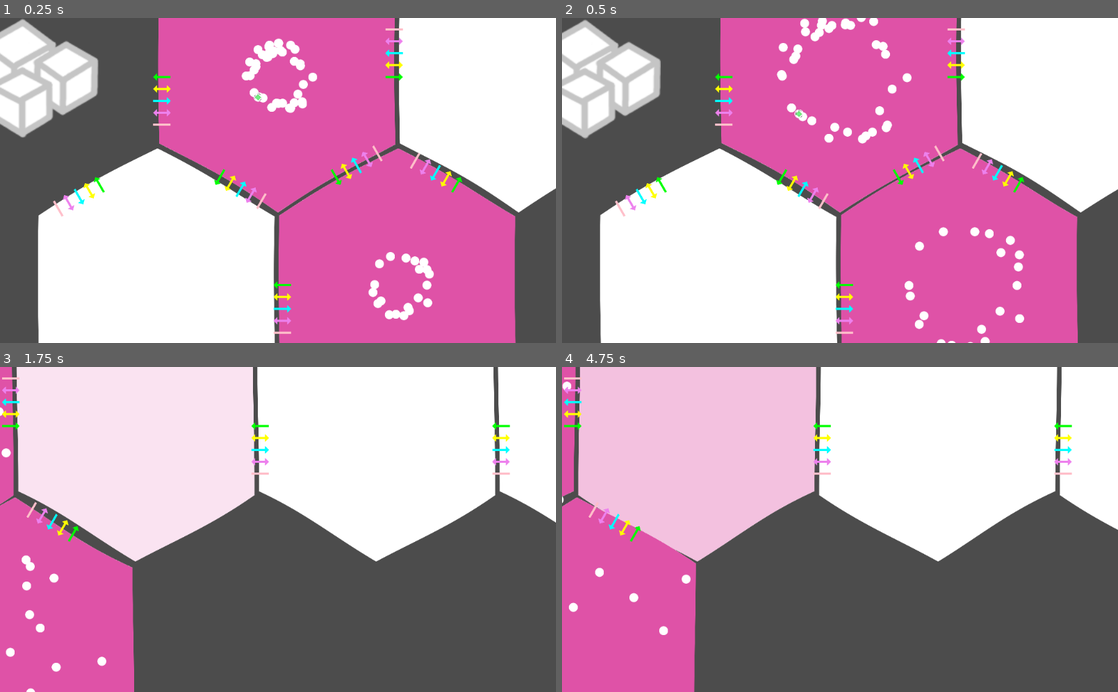
Above: before the commit, frames 1-4 (two rows, left to right).
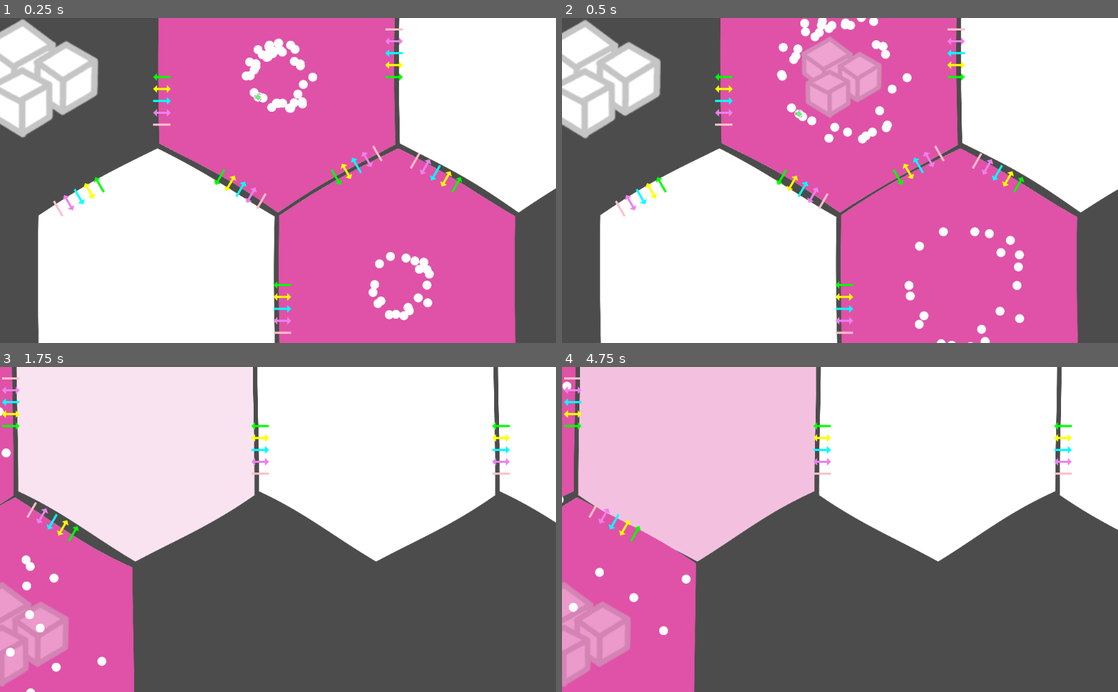
Above: after the commit, the same moments.

Repository: tobyp/hackathon2020
Game: Godot game, scene res://main.tscn
Two runs of this game, one before a commit and one after it. Both use one fixed random seed, a clock stepped at 60 frames per second and the inputs below.
Inputs (mouse positions are in pixels of both pictures, inside the frame that each line leads up to):
- Up to frame 1 (0.25 s): no input
- Up to frame 2 (0.5 s): no input
- Up to frame 3 (1.75 s): tap Enter at 0.5 s; move the mouse to (400, 513) at 0.52 s; hold D 0.53-1.25 s; click (400, 513) at 0.67 s; drag from (166, 545) to (250, 594) at 1.27 s
- Up to frame 4 (4.75 s): move the mouse to (895, 458) at 2.02 s; hold D 2.03-2.75 s; drag from (812, 594) to (673, 480) at 2.77 s; move the mouse to (1006, 578) at 3.52 s; hold A 3.53-4.25 s; drag from (673, 480) to (756, 448) at 4.27 s

Frame 1 is identical in both runs. In frame 2, 2.4% of the frame differs, in the area x 43-58%, y 5-31%; in frame 3, 2.4%; in frame 4, 2.5%, in the area x 0-13%, y 66-99%.

Commit message:
Add warning for not enough sugar

Diff:
--- a/cells/cell.gd
+++ b/cells/cell.gd
@@ -252,6 +252,8 @@
 	# For non-whole sugars, use probability
 	if thisTick - float(sugarUsage) > Rules.rng.randf():
 		sugarUsage += 1
+	if sugarUsage == 0:
+		return
 
 	var ORDER = [
 		Globals.ParticleType.SUGAR,
@@ -269,10 +271,13 @@
 		Globals.ParticleType.RIBOSOME_LYE,
 		Globals.ParticleType.PRO_QUEEN,
 	];
+
 	# Kill things according to order
+	var notEnoughSugar = false
 	for t in ORDER:
 		if sugarUsage == 0:
 			break
+		notEnoughSugar = t != Globals.ParticleType.SUGAR
 		var elemCount = particle_counts[t]
 		if elemCount == 0:
 			continue
@@ -291,6 +296,14 @@
 			assert(removing == 0, "Did not find particles to change")
 		else:
 			remove_particles(t, removing)
+
+	if $WarningAnimationSprite.visible != notEnoughSugar:
+		print("Change ", $WarningAnimationSprite, " Current cell ", self, " ", notEnoughSugar)
+		$WarningAnimationSprite.visible = notEnoughSugar
+		if notEnoughSugar:
+			$WarningAnimationPlayer.play("Warning")
+		else:
+			$WarningAnimationPlayer.stop()
 
 func _process_recipes(delta):
 	auto_recipe_cooldown = max(0, auto_recipe_cooldown - delta)
--- a/cells/cell.tscn
+++ b/cells/cell.tscn
@@ -1,9 +1,10 @@
-[gd_scene load_steps=12 format=2]
+[gd_scene load_steps=14 format=2]
 
 [ext_resource path="res://cells/cell.gd" type="Script" id=1]
 [ext_resource path="res://blend_shader.shader" type="Shader" id=2]
 [ext_resource path="res://textures/hex2.png" type="Texture" id=3]
 [ext_resource path="res://textures/hex.png" type="Texture" id=4]
+[ext_resource path="res://textures/sugar.png" type="Texture" id=5]
 
 [sub_resource type="SegmentShape2D" id=1]
 a = Vector2( 0, -512 )
@@ -34,6 +35,34 @@
 shader_param/percentage = 0.0
 shader_param/wobbleSpeed = 1.0
 shader_param/blend_tex = ExtResource( 3 )
+
+[sub_resource type="Animation" id=8]
+resource_name = "Warning"
+loop = true
+tracks/0/type = "value"
+tracks/0/path = NodePath("WarningAnimationSprite:scale")
+tracks/0/interp = 1
+tracks/0/loop_wrap = false
+tracks/0/imported = false
+tracks/0/enabled = true
+tracks/0/keys = {
+"times": PoolRealArray( 0, 0.5 ),
+"transitions": PoolRealArray( 1, 1 ),
+"update": 0,
+"values": [ Vector2( 1, 1 ), Vector2( 8, 8 ) ]
+}
+tracks/1/type = "value"
+tracks/1/path = NodePath("WarningAnimationSprite:self_modulate")
+tracks/1/interp = 1
+tracks/1/loop_wrap = false
+tracks/1/imported = false
+tracks/1/enabled = true
+tracks/1/keys = {
+"times": PoolRealArray( 0, 0.5 ),
+"transitions": PoolRealArray( 1, 1 ),
+"update": 0,
+"values": [ Color( 1, 1, 1, 0.588235 ), Color( 1, 1, 1, 0 ) ]
+}
 
 [node name="CellBody" type="Node2D"]
 script = ExtResource( 1 )
@@ -66,6 +95,14 @@
 scale = Vector2( 0.85, 0.85 )
 texture = ExtResource( 4 )
 
+[node name="WarningAnimationPlayer" type="AnimationPlayer" parent="."]
+anims/Warning = SubResource( 8 )
+
+[node name="WarningAnimationSprite" type="Sprite" parent="."]
+visible = false
+self_modulate = Color( 1, 1, 1, 0.705882 )
+texture = ExtResource( 5 )
+
 [node name="Particles" type="Node2D" parent="."]
 
 [node name="DebugLabel" type="RichTextLabel" parent="."]
--- a/rules.gd
+++ b/rules.gd
@@ -12,7 +12,7 @@
 var ALL_RECIPES
 func _init_recipes():
 	self.ALL_RECIPES = [
-		Recipe.new({ Globals.ParticleType.QUEEN: 1, Globals.ParticleType.PROTEIN_WHITE: 1, }, { Globals.ParticleType.PROTEIN_TRANSPORTER: 1, }),
+		#Recipe.new({ Globals.ParticleType.QUEEN: 1, Globals.ParticleType.PROTEIN_WHITE: 1, }, { Globals.ParticleType.PROTEIN_TRANSPORTER: 1, }),
 		Recipe.new({ Globals.ParticleType.PROTEIN_WHITE: 1, Globals.ParticleType.AMINO_PHE: 1, }, { Globals.ParticleType.RIBOSOME_TRANSPORTER: 1, }),
 		Recipe.new({ Globals.ParticleType.PROTEIN_WHITE: 1, Globals.ParticleType.AMINO_LYS: 1, }, { Globals.ParticleType.RIBOSOME_LYE: 1, }),
 
